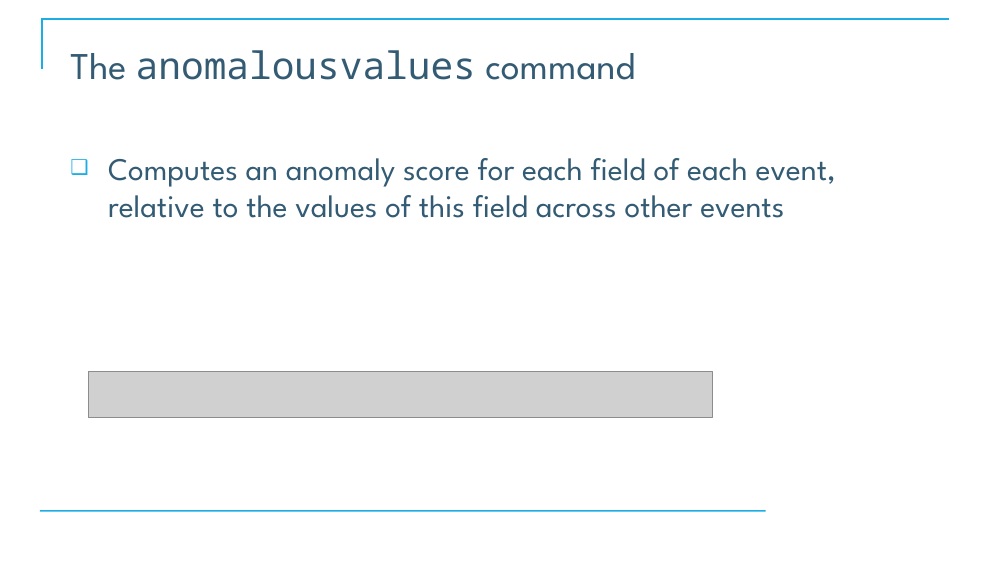
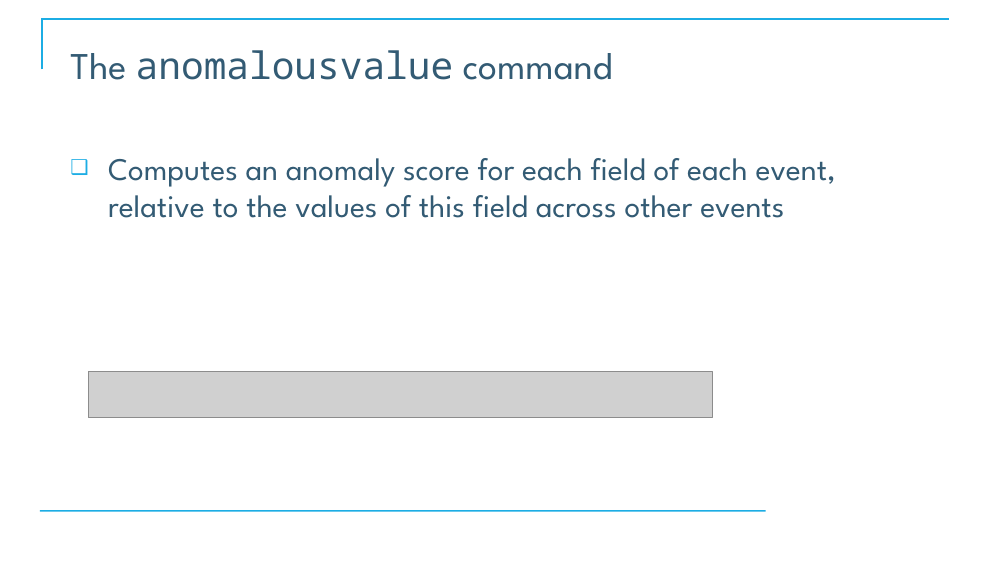
Before and after one commit to CostelloTechnicalConsulting/XSPLK2ClassFiles, a slide deck: slide 81 of ppt/XSPLK2SelfPaced.pptx (slide 80 before the commit). Drawn at 1008x567 pixels with LibreOffice and Linux fonts; fonts in the diff are those of the drawing; grey boxes stand for pictures; background and template pictures are left out. Boxes give left, top, right and bottom in pixels: in the first picture for what was removed or moved away, otherwise in the second. Text is boxed around its words. In the diff, an @@ line names an element or a change of style, - is before the commit and + after.

```diff
--- a/ppt/XSPLK2SelfPaced.pptx
+++ b/ppt/XSPLK2SelfPaced.pptx
@@ title at (x1=70, y1=50, x2=613, y2=80): text changed @@
-The anomalousvalues command
+The anomalousvalue command
```
Also in this commit, not shown: 8 other slides changed, 1 slide added.
